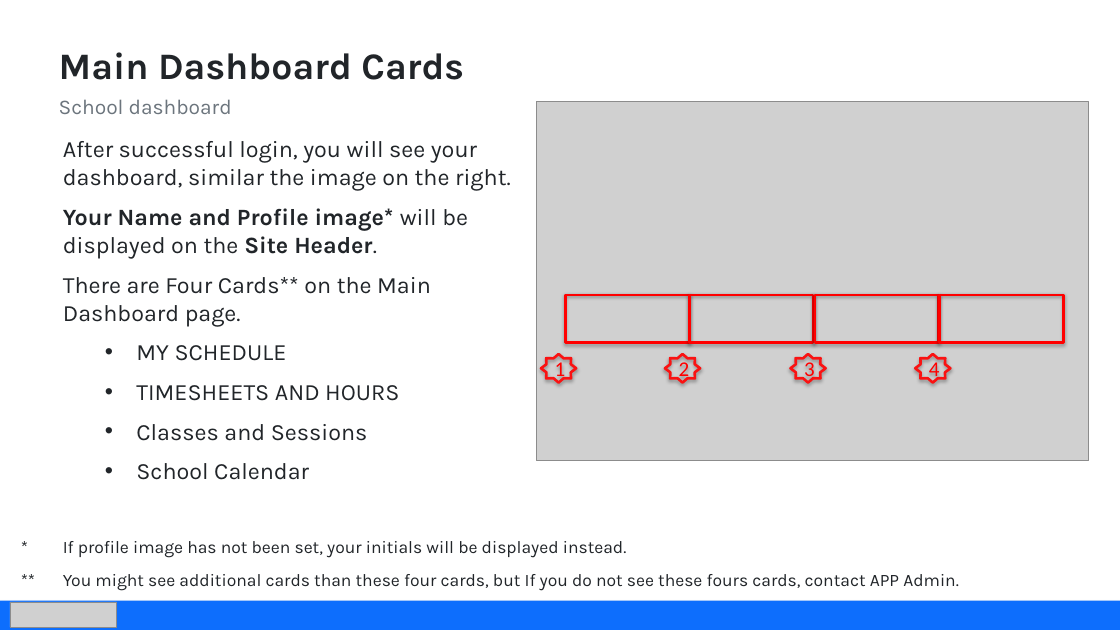
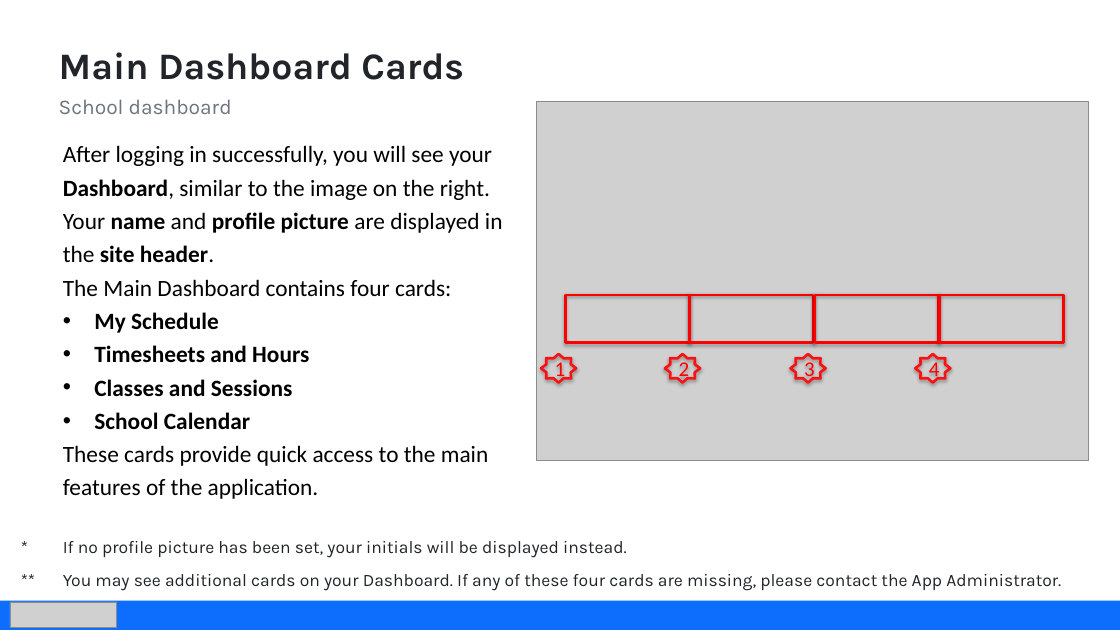
Before and after one commit to amin83p/Website-Core-Package, a slide deck: slide 4 of docs/training/teacher-daily-app/Teacher-Daily-App-Training.pptx. Drawn at 1120x630 pixels with LibreOffice and Linux fonts; fonts in the diff are those of the drawing; grey boxes stand for pictures. Boxes give left, top, right and bottom in pixels: in the first picture for what was removed or moved away, otherwise in the second. Text is boxed around its words. In the diff, an @@ line names an element or a change of style, - is before the commit and + after.

```diff
--- a/docs/training/teacher-daily-app/Teacher-Daily-App-Training.pptx
+++ b/docs/training/teacher-daily-app/Teacher-Daily-App-Training.pptx
@@ text at [63,145,503,362]: text changed; font Karla to Calibri; text colour #212529 to #000000 @@
-After successful login, you will see your dashboard, similar the image on the right.
-Your Name and Profile image* will be displayed on the Site Header.
-There are Four Cards** on the Main Dashboard page.
-  • MY SCHEDULE
-  • TIMESHEETS AND HOURS
+After logging in successfully, you will see your Dashboard, similar to the image on the right.
+Your name and profile picture are displayed in the site header.
+The Main Dashboard contains four cards:
+• My Schedule
+• Timesheets and Hours
@@ text at [94,379,293,429]: font Karla to Calibri, text colour #212529 to #000000, bold on in "Classes and Sessions", "School Calendar"; list level 2 to 1 in "Classes and Sessions"; line spacing 1 to 1.19; list level 2 to 1 in "School Calendar" @@
@@ text at [63,445,488,499]: paragraph added @@
+These cards provide quick access to the main features of the application.
@@ text at [63,541,1061,591]: text changed @@
-* If profile image has not been set, your initials will be displayed instead.
-** You might see additional cards than these four cards, but If you do not see these fours cards, contact APP Admin.
+* If no profile picture has been set, your initials will be displayed instead.
+** You may see additional cards on your Dashboard. If any of these four cards are missing, please contact the App Administrator.
```
Also in this commit, not shown: 5 other slides changed, 6 slides added.
